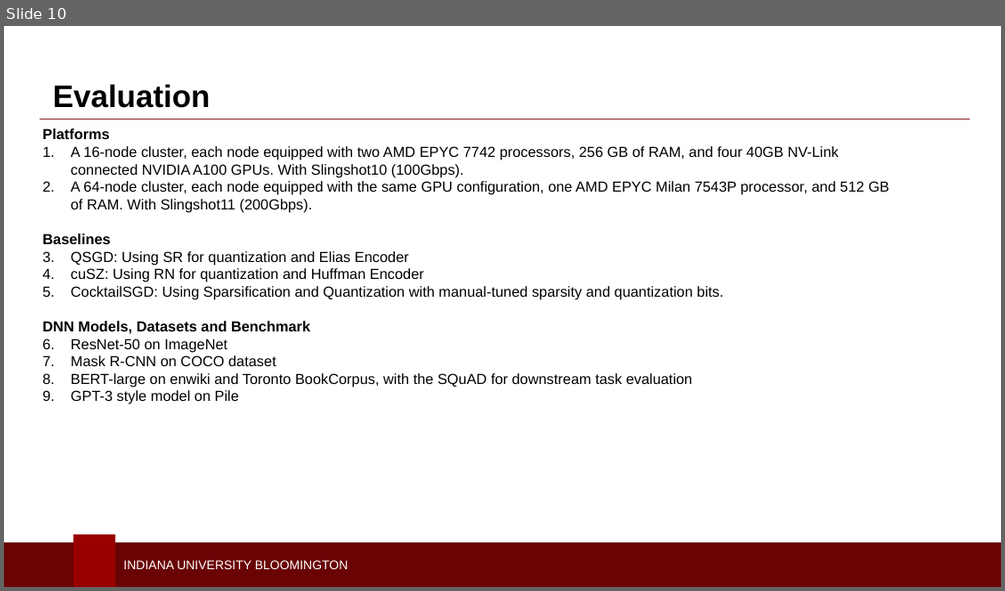
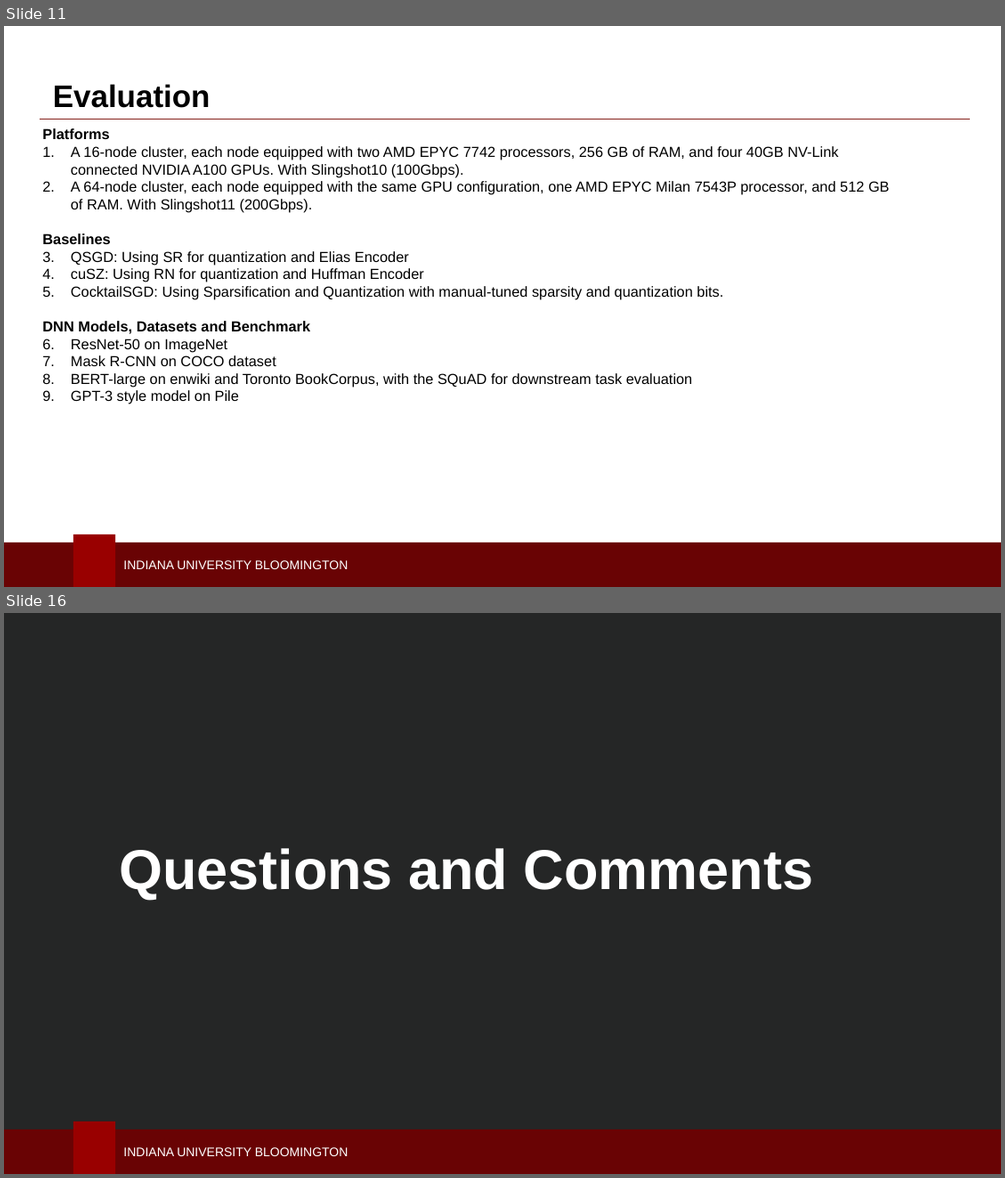
Before and after one commit to Presciman/PPoPP-25_Slides, a slide deck: COMPSO_PPoPP'25.pptx. Shown one above the other, each under a label of ours: slide 10 before the commit, slides 11 and 16 after it; the slides between them are not shown. The pictures are 1005x591 and 1005x1178 pixels, drawn with LibreOffice and Linux fonts; fonts in the diff are those of the drawing; background and template pictures are left out. Boxes give left, top, right and bottom in pixels: in the first picture for what was removed or moved away, otherwise in the second. Text is boxed around its words. In the diff, an @@ line names an element or a change of style, - is before the commit and + after.

```diff
--- a/COMPSO_PPoPP'25.pptx
+++ b/COMPSO_PPoPP'25.pptx
@@ slide 16 added at [4,613,1001,1174], background #252626; not listed: 3 template elements that a slide beside it also shows @@
@@ text added at [119,848,813,900], 54 pt, text #FFFFFF, bold @@
+Questions and Comments
@@ what was slide 10 is now slide 11 @@
```
Also in this commit, not shown: 8 slides changed, 3 other slides added, 1 slide removed, 1 other file.
